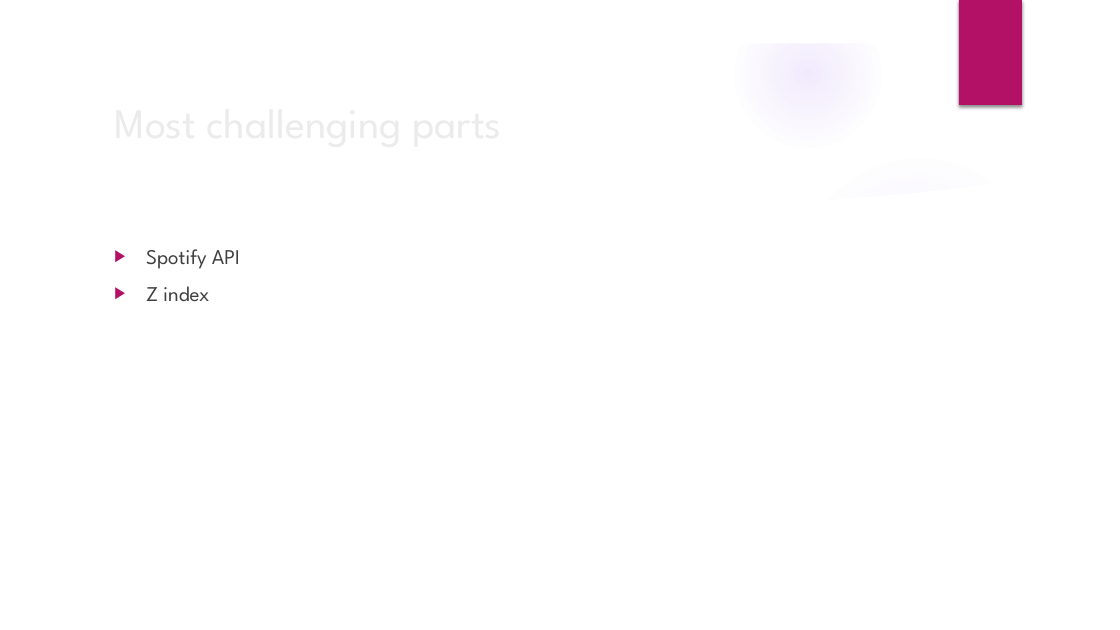
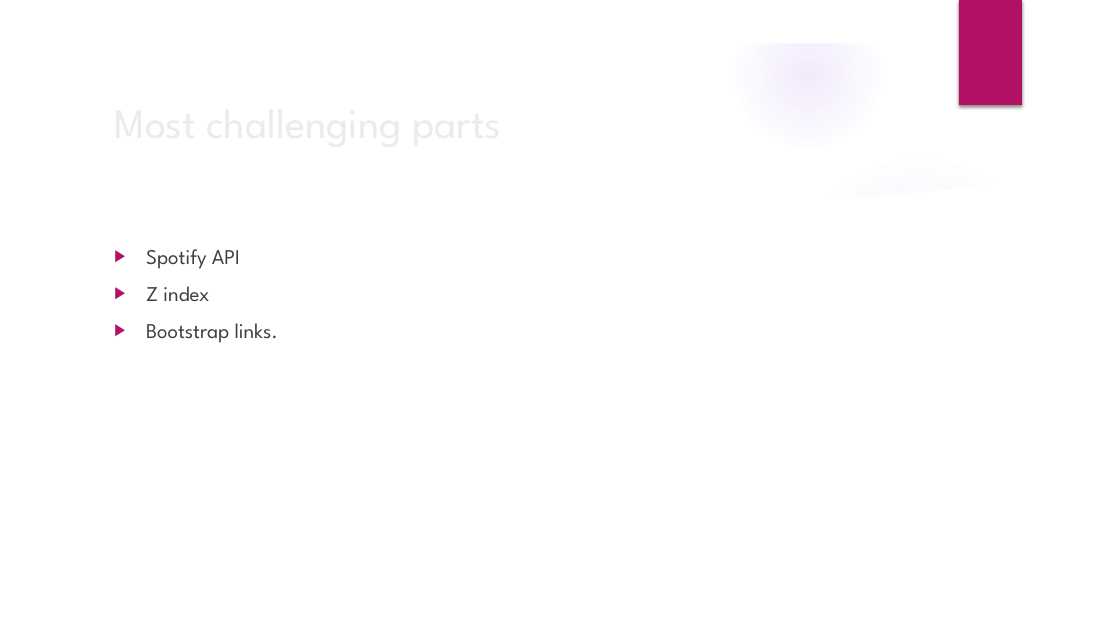
Before and after one commit to mlanjula94/ArtistAccess, a slide deck: slide 9 of Artist Access.pptx. Drawn at 1120x630 pixels with LibreOffice and Linux fonts; fonts in the diff are those of the drawing; background and template pictures are left out. Boxes give left, top, right and bottom in pixels: in the first picture for what was removed or moved away, otherwise in the second. Text is boxed around its words. In the diff, an @@ line names an element or a change of style, - is before the commit and + after.

```diff
--- a/Artist Access.pptx
+++ b/Artist Access.pptx
@@ text at [146,323,278,343]: paragraph added @@
+▶ Bootstrap links.
```
Also in this commit, not shown: 1 other slide changed, 1 other file.
